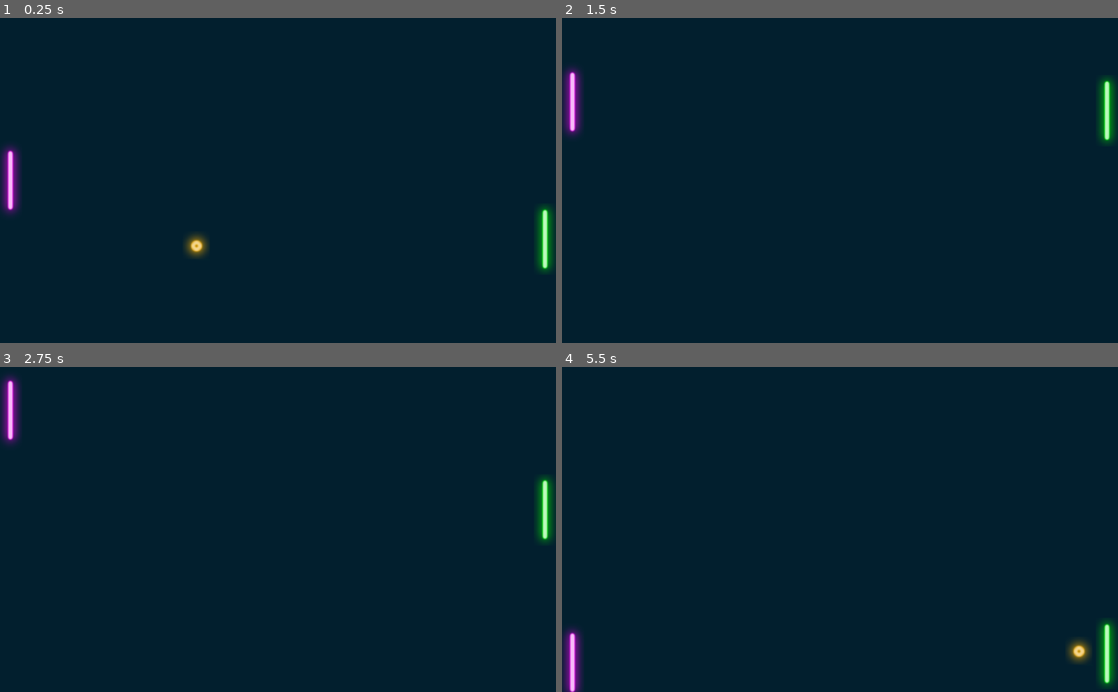
Above: before the commit, frames 1-4 (two rows, left to right).
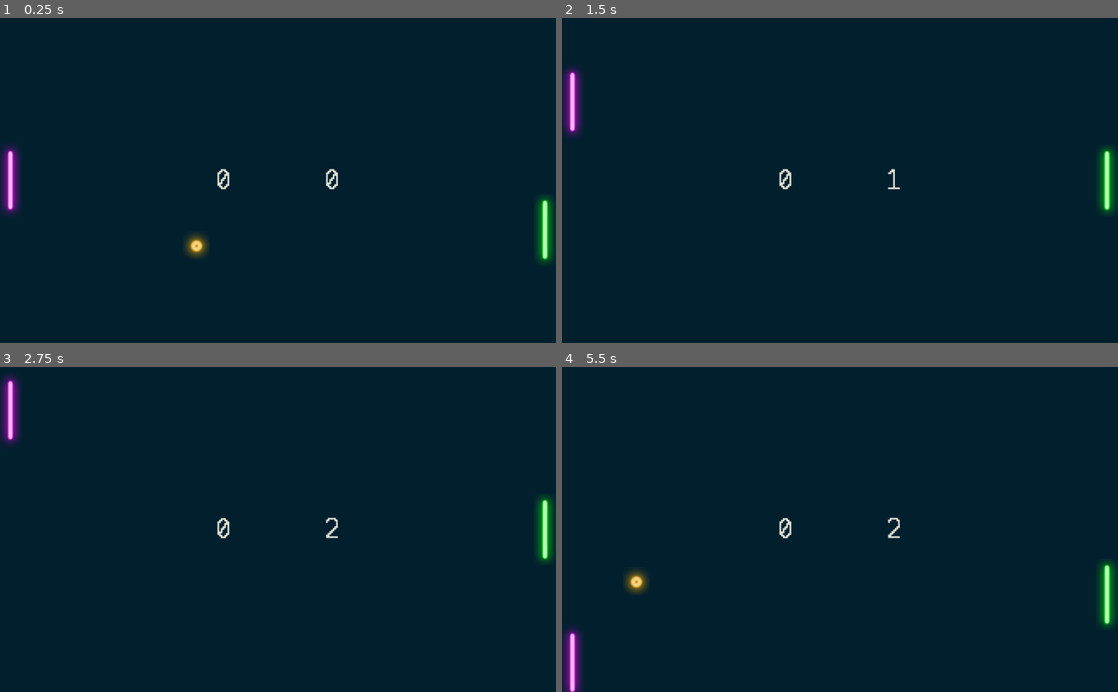
Above: after the commit, the same moments.

Repository: meashley47/Pong
Game: Godot game, scene res://Level.tscn
The game is run twice, just before and just after one commit, with the same random seed, the same clock (stepped at 60 frames per second) and the same inputs.
Inputs:
- Up to frame 1 (0.25 s): no input
- Up to frame 2 (1.5 s): hold Up (ui_up) 0.53-1.28 s; hold Down (ui_down) from 1.28 s (still down)
- Up to frame 3 (2.75 s): release Down (ui_down) at 2.03 s; hold Up (ui_up) from 2.03 s (still down)
- Up to frame 4 (5.5 s): release Up (ui_up) at 3.53 s; hold Down (ui_down) from 3.53 s (still down)

The runs differ from the first frame. In frame 1, 0.4% of the frame differs, in the area x 39-100%, y 46-79%; in frame 2, 1.4%; in frame 3, 0.6%; in frame 4, 1.8%, in the area x 11-100%, y 46-99%.

Commit message:
Scores added

Diff:
--- a/Level.gd
+++ b/Level.gd
@@ -1,24 +1,25 @@
 extends Node
 
-#Resets the ball after waiting a fraction of a second upon losing
+onready var ball = $Ball
+var playerScore = 0
+var opponentScore = 0
+onready var timer = $Timer
 
-onready var ball = $Ball
+#Update player scores
+func _process(_delta):
+	$"Player Score".text = str(playerScore)
+	$"Opponent Score".text = str(opponentScore)
 
-func wait(s):
-	var timer = Timer.new()
-	timer.set_wait_time(s)
-	timer.connect("timeout", self, "_on_timer_timeout")
-	timer.set_one_shot(true)
-	add_child(timer)
+func _on_Left_Wall_body_entered(_body):
 	timer.start()
+	opponentScore += 1
 
-func _on_Left_Wall_body_entered(body):
-	wait(0.7)
+func _on_Right_Wall_body_entered(_body):
+	timer.start()
+	playerScore += 1
 
-func _on_Right_Wall_body_entered(body):
-	wait(0.7)
-
-func _on_timer_timeout():
+#Resets the ball after waiting a fraction of a second upon someone losing
+func _on_Timer_timeout():
 	ball.position = Vector2(512, 300)
 	ball.velocity.x = [-1, 1][randi() % 2]
 	ball.velocity.y = [-0.8, 0.8][randi() % 2]
--- a/Level.tscn
+++ b/Level.tscn
@@ -1,14 +1,23 @@
-[gd_scene load_steps=7 format=2]
+[gd_scene load_steps=10 format=2]
 
 [ext_resource path="res://Player.tscn" type="PackedScene" id=1]
 [ext_resource path="res://Opponent.tscn" type="PackedScene" id=2]
 [ext_resource path="res://Ball.tscn" type="PackedScene" id=3]
 [ext_resource path="res://Level.gd" type="Script" id=4]
+[ext_resource path="res://Assets/EightBit-Regular.ttf" type="DynamicFontData" id=5]
 
-[sub_resource type="RectangleShape2D" id=1]
+[sub_resource type="DynamicFont" id=1]
+size = 75
+font_data = ExtResource( 5 )
+
+[sub_resource type="DynamicFont" id=2]
+size = 75
+font_data = ExtResource( 5 )
+
+[sub_resource type="RectangleShape2D" id=3]
 extents = Vector2( 512, 10 )
 
-[sub_resource type="RectangleShape2D" id=2]
+[sub_resource type="RectangleShape2D" id=4]
 extents = Vector2( 103.385, 407.127 )
 
 [node name="Level" type="Node"]
@@ -18,6 +27,32 @@
 anchor_right = 1.0
 anchor_bottom = 1.0
 color = Color( 0.0117647, 0.12549, 0.184314, 1 )
+__meta__ = {
+"_edit_use_anchors_": false
+}
+
+[node name="Player Score" type="Label" parent="."]
+anchor_right = 1.0
+anchor_bottom = 1.0
+margin_left = -200.0
+custom_fonts/font = SubResource( 1 )
+custom_colors/font_color = Color( 0.886275, 0.890196, 0.839216, 1 )
+text = "SCORE"
+align = 1
+valign = 1
+__meta__ = {
+"_edit_use_anchors_": false
+}
+
+[node name="Opponent Score" type="Label" parent="."]
+anchor_right = 1.0
+anchor_bottom = 1.0
+margin_left = 200.0
+custom_fonts/font = SubResource( 2 )
+custom_colors/font_color = Color( 0.886275, 0.890196, 0.839216, 1 )
+text = "SCORE"
+align = 1
+valign = 1
 __meta__ = {
 "_edit_use_anchors_": false
 }
@@ -34,24 +69,32 @@
 
 [node name="CollisionShape2D" type="CollisionShape2D" parent="Top Wall"]
 position = Vector2( 512, -10 )
-shape = SubResource( 1 )
+shape = SubResource( 3 )
 
 [node name="Bottom Wall" type="StaticBody2D" parent="."]
 position = Vector2( 512, 610 )
 
 [node name="CollisionShape2D" type="CollisionShape2D" parent="Bottom Wall"]
-shape = SubResource( 1 )
+shape = SubResource( 3 )
 
 [node name="Left Wall" type="Area2D" parent="."]
 
 [node name="CollisionShape2D" type="CollisionShape2D" parent="Left Wall"]
 position = Vector2( -106.194, 302.964 )
-shape = SubResource( 2 )
+shape = SubResource( 4 )
 
 [node name="Right Wall" type="Area2D" parent="."]
 
 [node name="CollisionShape2D" type="CollisionShape2D" parent="Right Wall"]
 position = Vector2( 1127.42, 319.665 )
-shape = SubResource( 2 )
+shape = SubResource( 4 )
+
+[node name="Timer" type="Timer" parent="."]
+wait_time = 0.75
+one_shot = true
 [connection signal="body_entered" from="Left Wall" to="." method="_on_Left_Wall_body_entered"]
+[connection signal="body_entered" from="Left Wall" to="Opponent" method="_on_Left_Wall_body_entered"]
 [connection signal="body_entered" from="Right Wall" to="." method="_on_Right_Wall_body_entered"]
+[connection signal="body_entered" from="Right Wall" to="Opponent" method="_on_Right_Wall_body_entered"]
+[connection signal="timeout" from="Timer" to="." method="_on_Timer_timeout"]
+[connection signal="timeout" from="Timer" to="Opponent" method="_on_Timer_timeout"]
--- a/Opponent.gd
+++ b/Opponent.gd
@@ -1,12 +1,13 @@
 extends KinematicBody2D
 
-export var speed = 500
+const PADDLE_SPEED = 420
+var speed = PADDLE_SPEED
 onready var ball
 
 func _ready():
 	ball = get_parent().get_node("Ball")
 
-func _physics_process(delta):
+func _physics_process(_delta):
 	move_and_slide(Vector2(0, get_opponent_direction()) * speed)
 
 func get_opponent_direction():
@@ -17,3 +18,14 @@
 	#Ball is above, so move paddle up
 	else:
 		return -1
+
+func _on_Left_Wall_body_entered(_body):
+	position.y = 300
+	speed = 0
+
+func _on_Right_Wall_body_entered(_body):
+	position.y = 300
+	speed = 0
+
+func _on_Timer_timeout():
+	speed = PADDLE_SPEED
--- a/Player.gd
+++ b/Player.gd
@@ -2,7 +2,7 @@
 
 export var speed = 500
 
-func _physics_process(delta):
+func _physics_process(_delta):
 	var velocity = Vector2.ZERO
 	if Input.is_action_pressed("ui_up"):
 		velocity.y -= 1
Binary file added: Assets/EightBit-Regular.ttf
